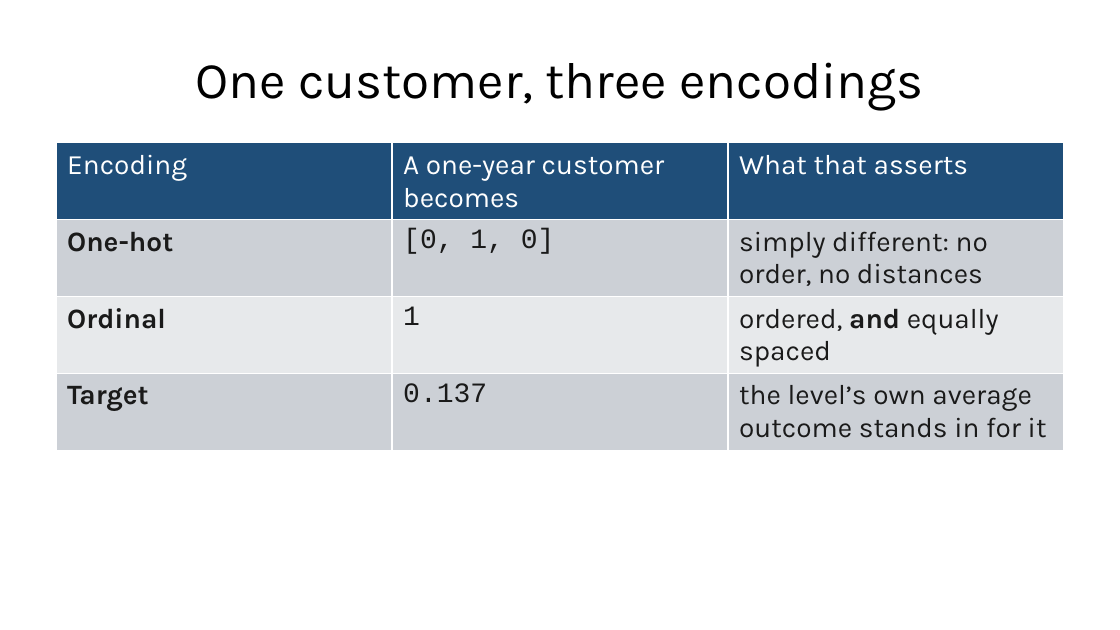
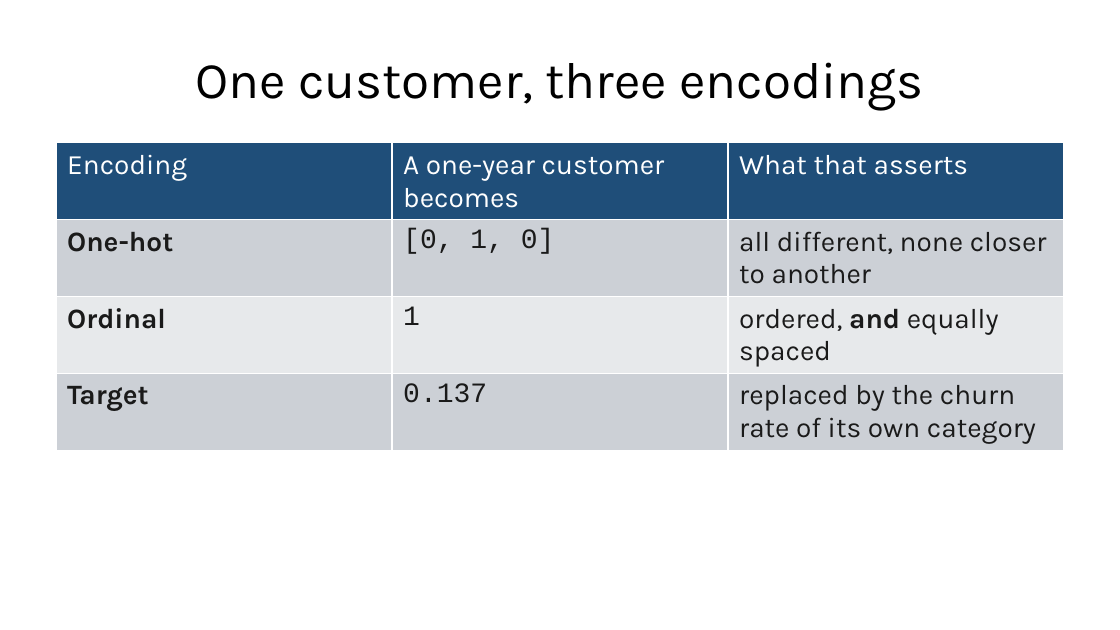
Before and after one commit to fabioantonini/technologies-for-artificial-intelligence, a slide deck: slide 29 of Lessons/02_data_exploration_and_preparation/Slides/data_exploration_and_preparation_slides.pptx. Drawn at 1120x630 pixels with LibreOffice and Linux fonts; fonts in the diff are those of the drawing; background and template pictures are left out. Boxes give left, top, right and bottom in pixels: in the first picture for what was removed or moved away, otherwise in the second. Text is boxed around its words. In the diff, an @@ line names an element or a change of style, - is before the commit and + after.

```diff
--- a/Lessons/02_data_exploration_and_preparation/Slides/data_exploration_and_preparation_slides.pptx
+++ b/Lessons/02_data_exploration_and_preparation/Slides/data_exploration_and_preparation_slides.pptx
@@ table at (x1=56, y1=143, x2=1064, y2=559) @@
-row 2, column 3: simply different: no order, no distances
+row 2, column 3: all different, none closer to another
-row 4, column 3: the level’s own average outcome stands in for it
+row 4, column 3: replaced by the churn rate of its own category
```
Also in this commit, not shown: 25 other slides changed, 7 slides added, 7 slides removed, 2 other files.
